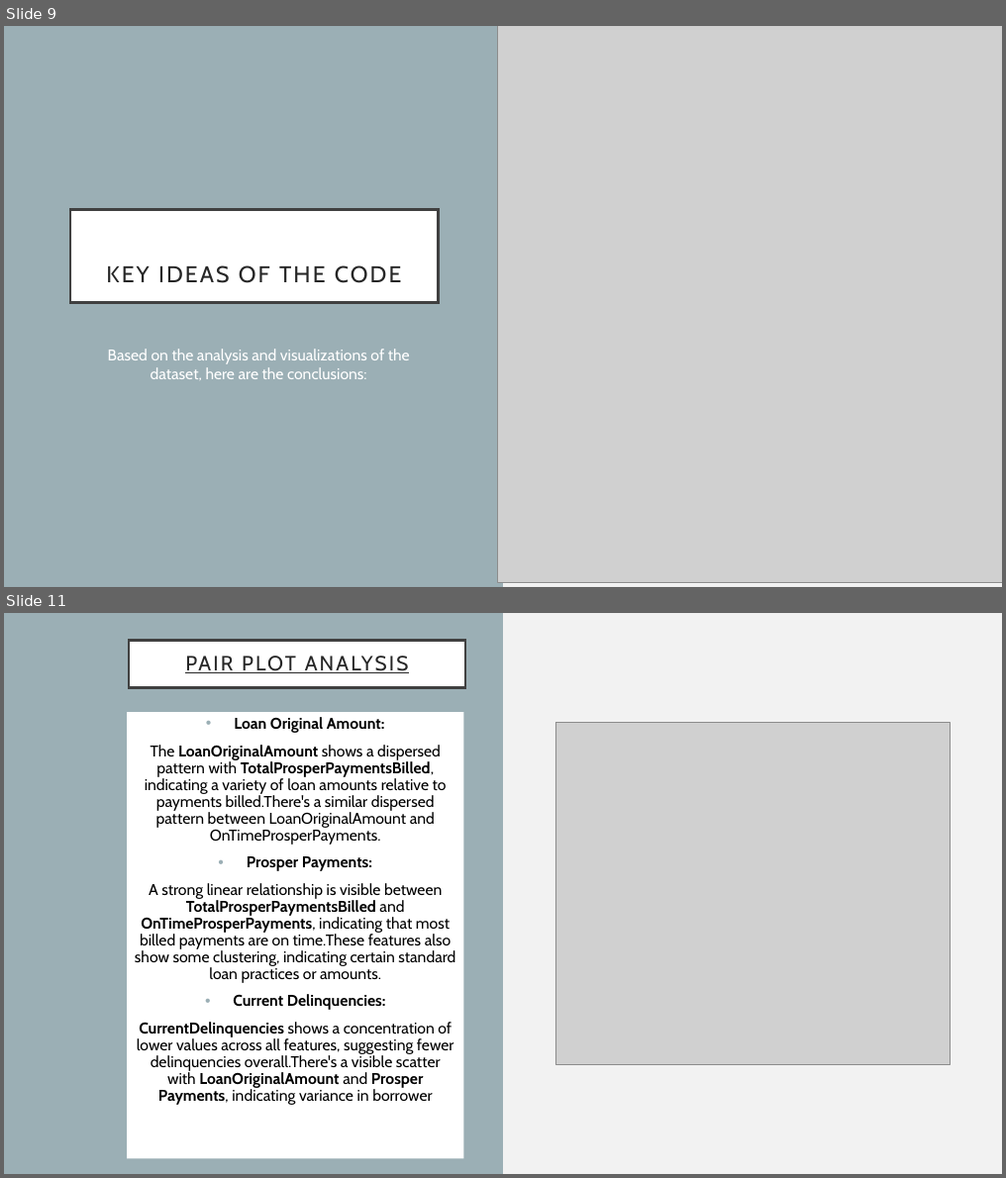
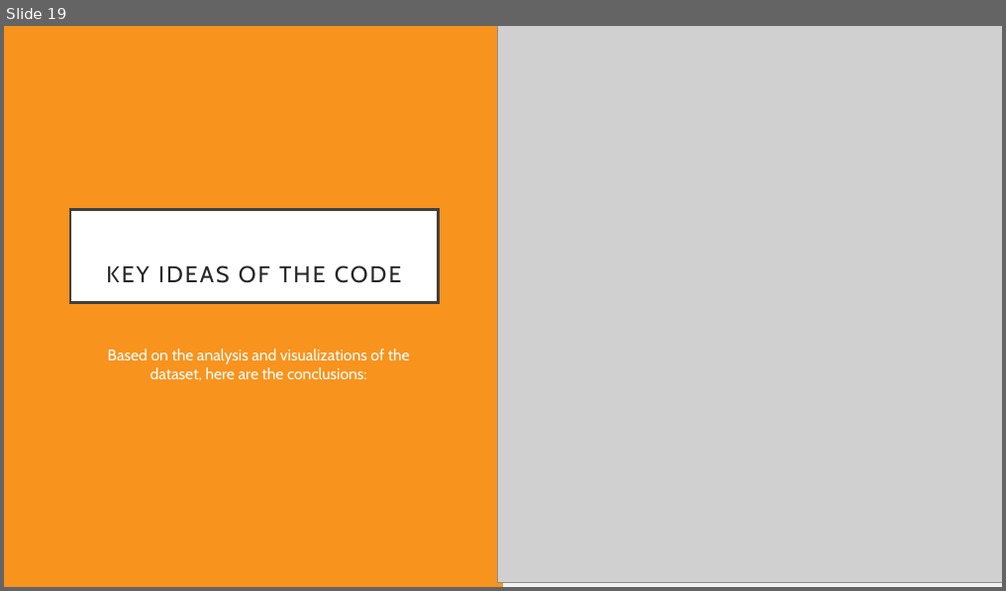
Before and after one commit to LachlanPotter33/Proj-4-Group-3, a slide deck: Presentation.pptx. Shown one above the other, each under a label of ours: slides 9 and 11 before the commit, slide 19 after it; the slides between them are not shown. The pictures are 1006x1178 and 1006x591 pixels, drawn with LibreOffice and Linux fonts; fonts in the diff are those of the drawing; grey boxes stand for pictures. Boxes give left, top, right and bottom in pixels: in the first picture for what was removed or moved away, otherwise in the second. Text is boxed around its words. In the diff, an @@ line names an element or a change of style, - is before the commit and + after.

```diff
--- a/Presentation.pptx
+++ b/Presentation.pptx
@@ slide 11 removed at box(4, 613, 1002, 1174), background #F2F2F2; not listed: 1 template element that a slide beside it also shows @@
@@ title removed at box(129, 640, 465, 688) @@
-PAIR PLOT ANALYSIS
@@ text removed at box(127, 713, 463, 1159) @@
-• Loan Original Amount:
-The LoanOriginalAmount shows a dispersed pattern with TotalProsperPaymentsBilled, indicating a variety of loan amounts relative to payments billed.There's a similar dispersed pattern between LoanOriginalAmount and OnTimeProsperPayments.
-• Prosper Payments:
-A strong linear relationship is visible between TotalProsperPaymentsBilled and OnTimeProsperPayments, indicating that most billed payments are on time.These features also show some clustering, indicating certain standard loan practices or amounts.
-• Current Delinquencies:
-CurrentDelinquencies shows a concentration of lower values across all features, suggesting fewer delinquencies overall.There's a visible scatter with LoanOriginalAmount and Prosper Payments, indicating variance in borrower behavior.
@@ picture removed at box(555, 723, 949, 1065) @@
@@ what was slide 9 is now slide 19 @@
@@ slide 19 changed as well @@
@@ rectangle at box(4, 26, 503, 587): fill #9BAFB5 to #F8931D @@
```
Also in this commit, not shown: 11 other slides changed, 11 slides added, 2 other slides removed, 5 other files.
